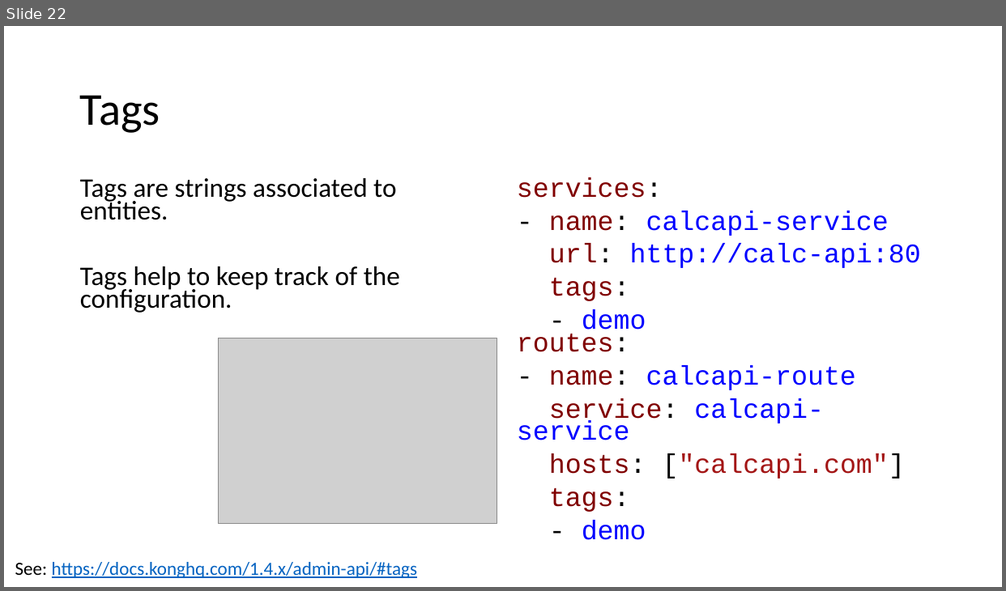
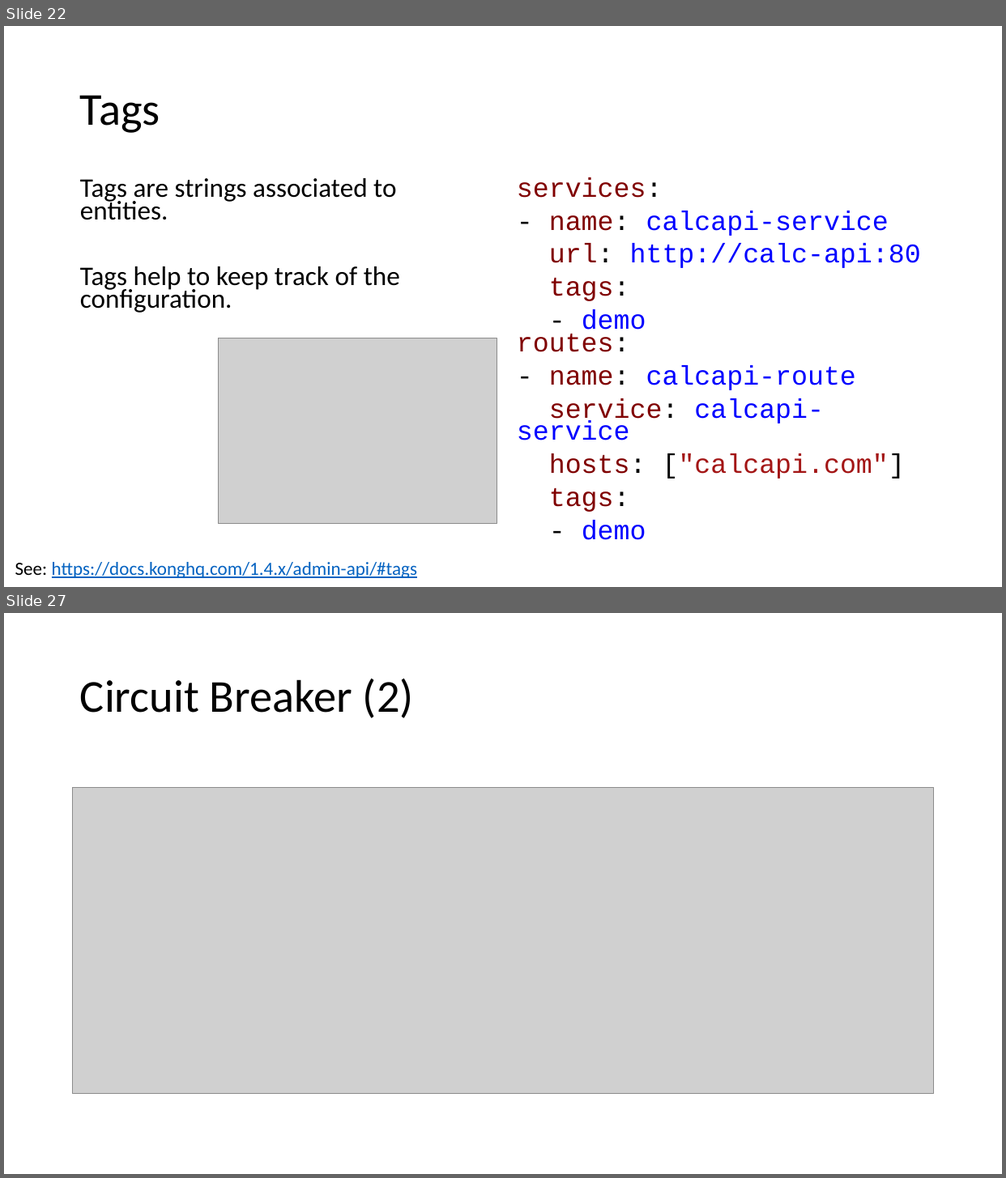
Before and after one commit to danielwagn3r/apimgmt-workshop, a slide deck: API Gateway.pptx. Shown one above the other, each under a label of ours: slide 22 before the commit, slides 22 and 27 after it; the slides between them are not shown. The pictures are 1006x591 and 1006x1178 pixels, drawn with LibreOffice and Linux fonts; fonts in the diff are those of the drawing; grey boxes stand for pictures. Boxes give left, top, right and bottom in pixels: in the first picture for what was removed or moved away, otherwise in the second. Text is boxed around its words. In the diff, an @@ line names an element or a change of style, - is before the commit and + after.

```diff
--- a/API Gateway.pptx
+++ b/API Gateway.pptx
@@ slide 27 added at [4, 613, 1002, 1174], background #FFFFFF @@
@@ title added at [80, 679, 414, 718], 44 pt, text #000000 @@
+Circuit Breaker (2)
@@ picture added at [73, 787, 934, 1093] @@
```
Also in this commit, not shown: 1 slide changed, 3 other slides added.
